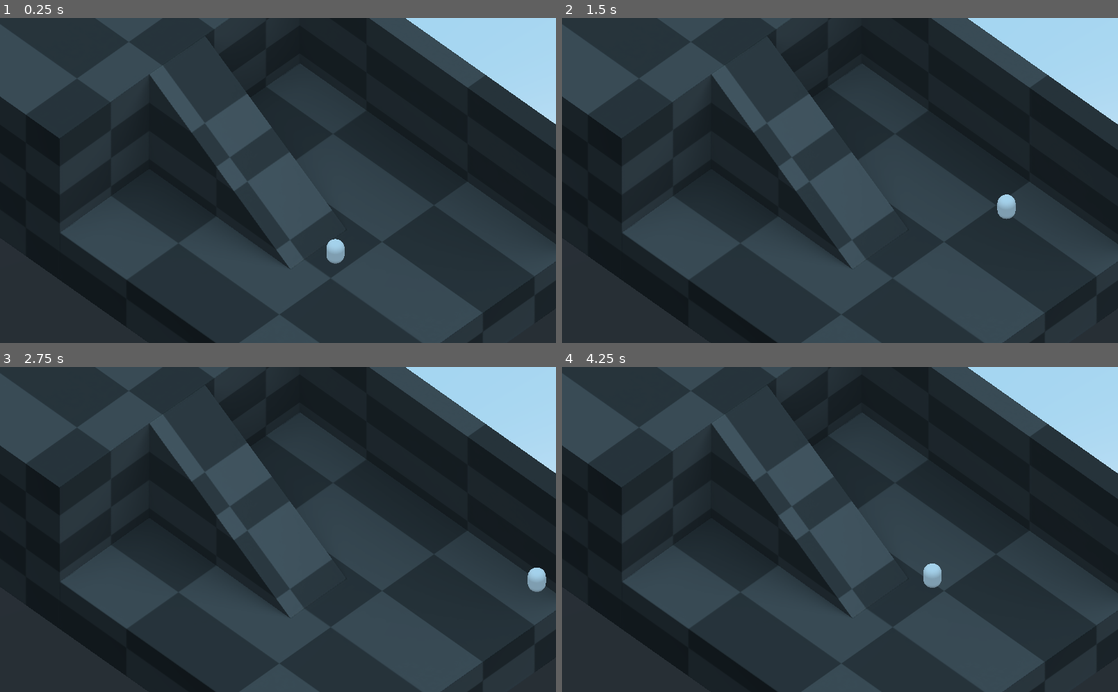
Above: before the commit, frames 1-4 (two rows, left to right).
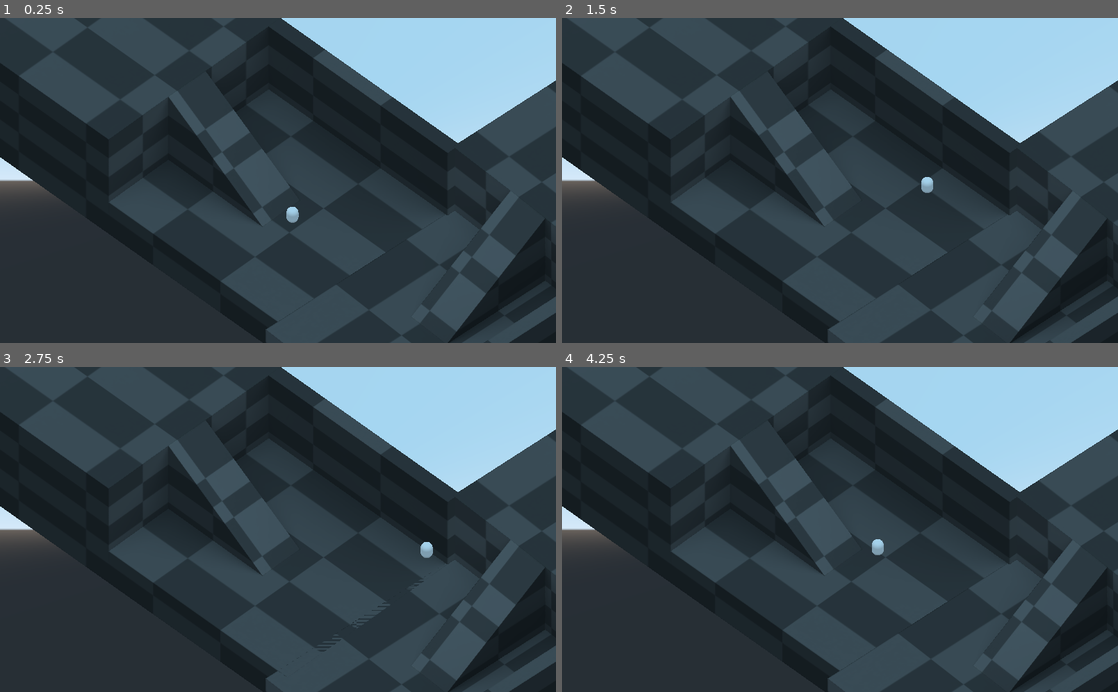
Above: after the commit, the same moments.

Repository: lu-chie/CrimsonBubbles
Game: Godot game, scene res://Cenas/movimento-teste.tscn
Two runs of this game, one before a commit and one after it. Both use one fixed random seed, a clock stepped at 60 frames per second and the inputs below. This scene is started directly instead of the project's main scene.
Inputs:
- Up to frame 1 (0.25 s): no input
- Up to frame 2 (1.5 s): hold Right (ui_right) 0.53-1.28 s; hold Down (ui_down) from 1.28 s (still down)
- Up to frame 3 (2.75 s): release Down (ui_down) at 2.03 s; hold Right (ui_right) from 2.03 s (still down)
- Up to frame 4 (4.25 s): tap Enter at 2.75 s; release Right (ui_right) at 2.78 s; hold Up (ui_up) 2.78-3.53 s; hold Left (ui_left) from 3.53 s (still down)

The runs differ from the first frame. In frame 1, 40% of the frame differs, in the area x 0-100%, y 0-100%; in frame 2, 41%; in frame 3, 41%; in frame 4, 41%.

Commit message:
sistema dinâmico de câmera
- sistema de câmeras que foca na área em que o player está no momento, deu trabalho mas ta bonito

Diff:
--- a/GodotProject/Cenas/3DCharacter.tscn
+++ b/GodotProject/Cenas/3DCharacter.tscn
@@ -10,19 +10,19 @@
 
 [node name="3DCharacter" type="Spatial"]
 
-[node name="Model" type="KinematicBody" parent="."]
+[node name="Player" type="KinematicBody" parent="."]
 script = ExtResource( 2 )
 speed = 10000.0
 gravity = -5.0
 
-[node name="View" type="MeshInstance" parent="Model"]
+[node name="View" type="MeshInstance" parent="Player"]
 transform = Transform( 1, 0, 0, 0, -4.37114e-08, -1, 0, 1, -4.37114e-08, 0, 0, 0 )
 mesh = SubResource( 1 )
 skeleton = NodePath("../..")
 
-[node name="Physics" type="CollisionShape" parent="Model"]
+[node name="Physics" type="CollisionShape" parent="Player"]
 transform = Transform( 1, 0, 0, 0, -4.37114e-08, -1, 0, 1, -4.37114e-08, 0, 0, 0 )
 shape = SubResource( 2 )
 
-[node name="Controller" type="Node" parent="Model"]
+[node name="Controller" type="Node" parent="Player"]
 script = ExtResource( 3 )
--- a/GodotProject/Cenas/CameraFollow.gd
+++ b/GodotProject/Cenas/CameraFollow.gd
@@ -1,17 +1,39 @@
-extends Camera
+extends Spatial
 
-# Referência para o jogador
-onready var player = $"/root/Path/To/.."
+onready var camera = $Camera
+onready var cam_collider = $SpringArm
 
-# Velocidade de suavização do movimento da câmera
-export var smoothing_speed = 5.0
+export(float) var max_length = 10.0
+export(float) var min_length = 2.0
+export(float) var smooth_speed = 0.1
 
-# Posição relativa desejada da câmera em relação ao jogador
-export var offset = Vector3(0, 5, -10)
+var target_position: Vector3
+
+func focus(delta):
+
+	for area in get_tree().get_nodes_in_group("focus_areas"):
+		if area.is_player_in == true:  # Verifica se o jogador está dentro da área
+			#print(area.name)
+			target_position = area.global_transform.origin
+			position = target_position
+			break  # Sai do loop após encontrar a primeira área válida
+
+func _ready():
+	pass
 
 func _process(delta):
-	if player:
-		# Posição alvo da câmera
-		var target_position = player.global_transform.origin + offset
-		# Interpolação suave para mover a câmera
-		global_transform.origin = global_transform.origin.linear_interpolate(target_position, smoothing_speed * delta)
+
+	focus(delta)
+
+func adjust_camera_distance(delta):
+
+	var distancia = cam_collider.collision_point.distance_to(global_transform.origin)
+
+	# Verifica se o SpringArm está colidindo com algo
+	if cam_collider.is_colliding():
+		print(distancia)
+		# Reduz a distância da câmera até a distância mínima
+		cam_collider.spring_length = max(cam_collider.spring_length - smooth_speed * delta, min_length)
+	else:
+		# Aumenta a distância da câmera até a distância máxima
+		cam_collider.spring_length = min(cam_collider.spring_length + smooth_speed * delta, max_length)
--- a/GodotProject/Cenas/Cena-Teste.tscn
+++ b/GodotProject/Cenas/Cena-Teste.tscn
@@ -20,10 +20,8 @@
 visible = false
 
 [node name="StaticBody" type="StaticBody" parent="."]
-visible = false
 
 [node name="MeshInstance" type="MeshInstance" parent="StaticBody"]
-visible = false
 mesh = ExtResource( 1 )
 material/0 = SubResource( 3 )
 
--- a/GodotProject/Cenas/Controller.gd
+++ b/GodotProject/Cenas/Controller.gd
@@ -45,3 +45,7 @@
 
 	# Move o personagem
 	model.move_and_slide(model.velocity, Vector3.UP)
+
+func is_on_area():
+
+	pass
--- /dev/null
+++ b/GodotProject/Cenas/Detector.gd
@@ -0,0 +1,31 @@
+extends Area
+
+
+# Declare member variables here. Examples:
+# var a = 2
+# var b = "text"
+
+onready var player = $"../3DCharacter"
+var is_player_in : bool = false
+
+# Called when the node enters the scene tree for the first time.
+
+func _ready():
+
+	# area sera add ao grupo ao estar ready()
+	add_to_group("focus_areas")
+
+# Called every frame. 'delta' is the elapsed time since the previous frame.
+func _process(delta):
+	pass
+
+func _on_Area_body_entered(body):
+	if body is KinematicBody and body.name == "Player":  # Verifica se é o jogador
+		#print(body.name + " entrou na área: " + name)
+		is_player_in = true
+
+
+func _on_Area_body_exited(body):
+	if body is KinematicBody and body.name == "Player":  # Verifica se é o jogador
+		#print(body.name + " saiu da área: " + name)
+		is_player_in = false
--- a/GodotProject/Cenas/movimento-teste.tscn
+++ b/GodotProject/Cenas/movimento-teste.tscn
@@ -1,9 +1,10 @@
-[gd_scene load_steps=8 format=2]
+[gd_scene load_steps=11 format=2]
 
 [ext_resource path="res://Cenas/level-basico.tscn" type="PackedScene" id=1]
 [ext_resource path="res://Cenas/3DCharacter.tscn" type="PackedScene" id=2]
 [ext_resource path="res://Cenas/EnemyMovement.gd" type="Script" id=3]
 [ext_resource path="res://Cenas/CameraFollow.gd" type="Script" id=4]
+[ext_resource path="res://Cenas/Detector.gd" type="Script" id=5]
 
 [sub_resource type="PrismMesh" id=1]
 
@@ -12,19 +13,21 @@
 [sub_resource type="CylinderShape" id=3]
 radius = 2.57283
 
+[sub_resource type="BoxShape" id=4]
+extents = Vector3( 5.31317, 1, 5.60701 )
+
+[sub_resource type="SphereShape" id=5]
+
 [node name="Cena-Movimento" type="Spatial"]
 
-[node name="Spatial2" parent="." instance=ExtResource( 1 )]
+[node name="chao" parent="." instance=ExtResource( 1 )]
 transform = Transform( 2.04892, 0, 0, 0, 2.04892, 0, 0, 0, 2.04892, 0, 0, 0 )
+
+[node name="chao2" parent="." instance=ExtResource( 1 )]
+transform = Transform( -0.0987676, 0, -2.04654, 0, 2.04892, 0, 2.04654, 0, -0.0987676, 0, 0, 10.8277 )
 
 [node name="3DCharacter" parent="." instance=ExtResource( 2 )]
 transform = Transform( 0.279824, 0, 0, 0, 0.279824, 0, 0, 0, 0.279824, -0.00599957, 1.61617, 1.3261 )
-
-[node name="Camera" type="Camera" parent="3DCharacter"]
-transform = Transform( 2.52697, 1.78684, -1.78684, 0, 2.52697, 2.52697, 2.52697, -1.78684, 1.78684, -10.7254, 15.7171, 1.80431 )
-projection = 1
-size = 10.0
-script = ExtResource( 4 )
 
 [node name="Enemy" type="KinematicBody" parent="."]
 transform = Transform( 1, 0, 0, 0, 1, 0, 0, 0, 1, -3.48723, 0.952822, -3.34507 )
@@ -42,3 +45,64 @@
 [node name="CollisionShape" type="CollisionShape" parent="Enemy/Area"]
 transform = Transform( 1, 0, 0, 0, 1, 0, 0, 0, 1, -0.0956321, -0.0163951, 0 )
 shape = SubResource( 3 )
+
+[node name="Area" type="Area" parent="." groups=["focus_areas"]]
+transform = Transform( 1, 0, 0, 0, 1, 0, 0, 0, 1, -0.0155497, 6.14431, -10.5367 )
+script = ExtResource( 5 )
+
+[node name="CollisionShape" type="CollisionShape" parent="Area"]
+transform = Transform( 1.00597, 0, 0, 0, 1.98825, 0, 0, 0, 1.00597, 0, 0, 0 )
+shape = SubResource( 4 )
+
+[node name="Area3" type="Area" parent="." groups=["focus_areas"]]
+transform = Transform( 1, 0, 0, 0, 1, 0, 0, 0, 1, 9.41969, 6.73776, 11.4301 )
+script = ExtResource( 5 )
+
+[node name="CollisionShape" type="CollisionShape" parent="Area3"]
+transform = Transform( 1.00597, 0, 0, 0, 1.98825, 0, 0, 0, 1.00597, 0, 0, 0 )
+shape = SubResource( 4 )
+
+[node name="Area4" type="Area" parent="." groups=["focus_areas"]]
+transform = Transform( 1, 0, 0, 0, 1, 0, 0, 0, 1, -0.698872, 2.82543, 11.4301 )
+script = ExtResource( 5 )
+
+[node name="CollisionShape" type="CollisionShape" parent="Area4"]
+transform = Transform( 1.00597, 0, 0, 0, 1.98825, 0, 0, 0, 1.00597, 0, 0, 0 )
+shape = SubResource( 4 )
+
+[node name="Area2" type="Area" parent="." groups=["focus_areas"]]
+transform = Transform( 1, 0, 0, 0, 1, 0, 0, 0, 1, -0.0256472, 2.04774, 0.403436 )
+script = ExtResource( 5 )
+
+[node name="CollisionShape" type="CollisionShape" parent="Area2"]
+transform = Transform( 1.00597, 0, 0, 0, 1.98825, 0, 0, 0, 1.00597, 0, 0, 0 )
+shape = SubResource( 4 )
+
+[node name="CollisionShape2" type="CollisionShape" parent="Area2"]
+transform = Transform( 1.00597, 0, 0, 0, 1.98825, 0, 0, 0, 1.00597, 0, 0, 10.9287 )
+shape = SubResource( 4 )
+
+[node name="pivot" type="Spatial" parent="."]
+transform = Transform( 0.707107, 0.5, -0.5, 0, 0.707106, 0.707107, 0.707107, -0.5, 0.5, -7.17497, 13.3756, 10.4408 )
+script = ExtResource( 4 )
+
+[node name="SpringArm" type="SpringArm" parent="pivot"]
+shape = SubResource( 5 )
+spring_length = 30.0
+margin = 0.0
+
+[node name="Camera" type="Camera" parent="pivot/SpringArm"]
+projection = 1
+current = true
+size = 15.0
+near = 0.01
+far = 200.0
+
+[connection signal="body_entered" from="Area" to="Area" method="_on_Area_body_entered"]
+[connection signal="body_exited" from="Area" to="Area" method="_on_Area_body_exited"]
+[connection signal="body_entered" from="Area3" to="Area3" method="_on_Area_body_entered"]
+[connection signal="body_exited" from="Area3" to="Area3" method="_on_Area_body_exited"]
+[connection signal="body_entered" from="Area4" to="Area4" method="_on_Area_body_entered"]
+[connection signal="body_exited" from="Area4" to="Area4" method="_on_Area_body_exited"]
+[connection signal="body_entered" from="Area2" to="Area2" method="_on_Area_body_entered"]
+[connection signal="body_exited" from="Area2" to="Area2" method="_on_Area_body_exited"]
